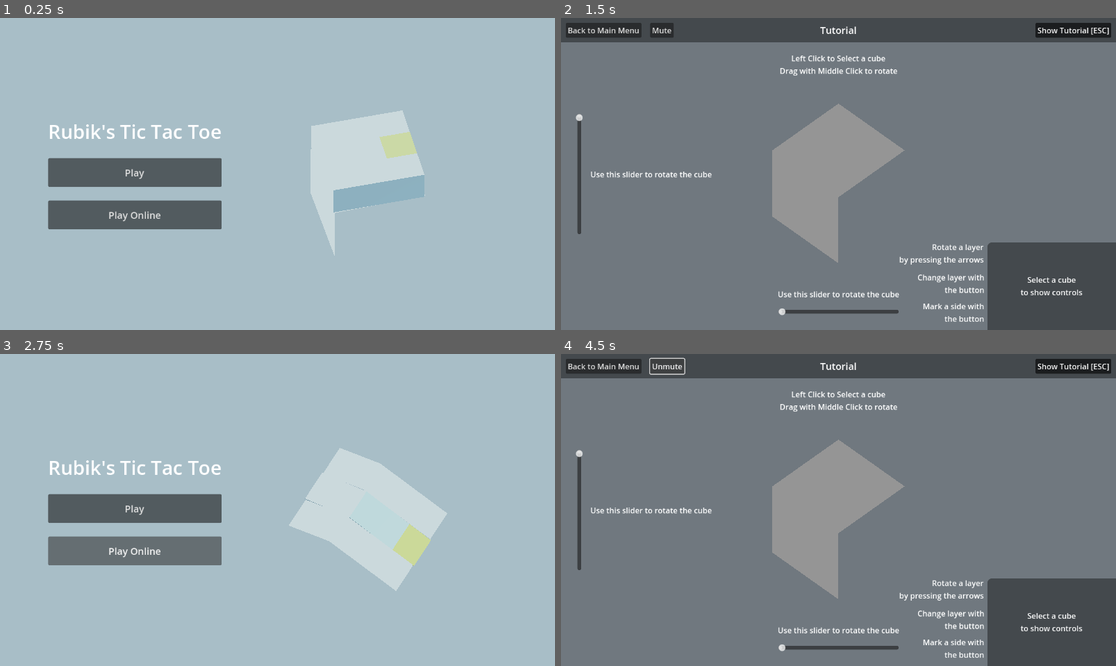
Above: before the commit, frames 1-4 (two rows, left to right).
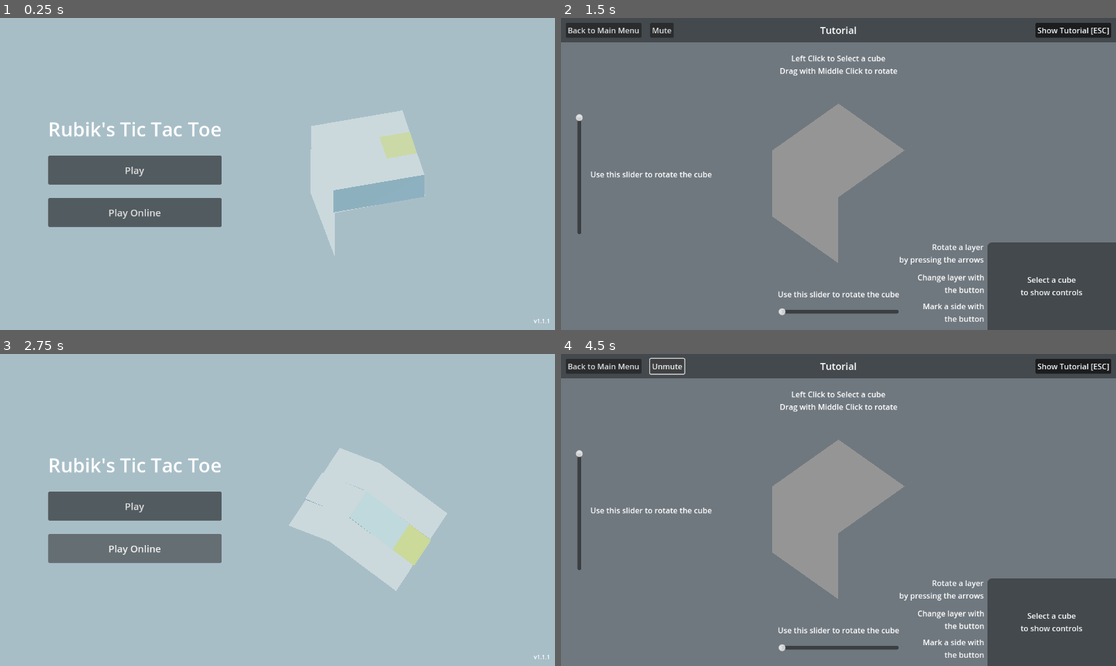
Above: after the commit, the same moments.

Repository: Vincentvibe3/Rubik-Tic-Tac-Toe
Game: Godot game, scene res://scenes/MainMenu.tscn
Two runs of this game, one before a commit and one after it. Both use one fixed random seed, a clock stepped at 60 frames per second and the inputs below.
Inputs (mouse positions are in pixels of both pictures, inside the frame that each line leads up to):
- Up to frame 1 (0.25 s): no input
- Up to frame 2 (1.5 s): click "Play" at 0.5 s; tap Enter at 1.25 s; move the mouse to (960, 158) at 1.27 s; click (960, 158) at 1.42 s
- Up to frame 3 (2.75 s): click "Back to Main Menu" at 2 s
- Up to frame 4 (4.5 s): click "Play" at 2.75 s; tap Enter at 3.5 s; drag from (727, 525) to (810, 572) at 3.52 s; click "Mute" at 4.25 s

The runs differ from the first frame. In frame 1, 1.7% of the frame differs, in the area x 8-99%, y 33-98%; in frame 2, nothing differs; in frame 3, 1.7%; in frame 4, nothing differs.

Commit message:
Embed version number

Diff:
--- a/project.godot
+++ b/project.godot
@@ -11,6 +11,7 @@
 [application]
 
 config/name="Rubik's Tic Tac Toe"
+config/version="v1.1.1"
 run/main_scene="res://scenes/MainMenu.tscn"
 config/features=PackedStringArray("4.3", "Forward Plus")
 boot_splash/bg_color=Color(0, 0, 0, 1)
--- a/scenes/MainMenu.tscn
+++ b/scenes/MainMenu.tscn
@@ -1,10 +1,11 @@
-[gd_scene load_steps=9 format=3 uid="uid://c1d5aige5qg4r"]
+[gd_scene load_steps=10 format=3 uid="uid://c1d5aige5qg4r"]
 
 [ext_resource type="Script" path="res://scripts/AutoCubeController.gd" id="1_mbcvk"]
 [ext_resource type="Script" path="res://scripts/StartGame.gd" id="3_lsqnr"]
 [ext_resource type="PackedScene" uid="uid://dx6v4jca81sv3" path="res://scenes/Game.tscn" id="4_jfioo"]
 [ext_resource type="PackedScene" uid="uid://bhr3e46va61fu" path="res://scenes/RoomBrowser.tscn" id="5_v6hhr"]
 [ext_resource type="Script" path="res://scripts/RegisterWinScreen.gd" id="6_ie0ia"]
+[ext_resource type="Script" path="res://scripts/GetVersion.gd" id="6_m2h5o"]
 
 [sub_resource type="StyleBoxFlat" id="StyleBoxFlat_sdpub"]
 bg_color = Color(0.568627, 0.682353, 0.709804, 0.47451)
@@ -44,6 +45,8 @@
 [node name="MarginContainer" type="MarginContainer" parent="Control/TitleScreen"]
 layout_mode = 2
 theme_override_constants/margin_left = 100
+theme_override_constants/margin_right = 10
+theme_override_constants/margin_bottom = 10
 
 [node name="VBoxContainer" type="VBoxContainer" parent="Control/TitleScreen/MarginContainer"]
 layout_mode = 2
@@ -86,6 +89,13 @@
 script = ExtResource("3_lsqnr")
 scene = ExtResource("5_v6hhr")
 
+[node name="Label" type="Label" parent="Control/TitleScreen/MarginContainer"]
+layout_mode = 2
+size_flags_vertical = 8
+theme_override_font_sizes/font_size = 12
+horizontal_alignment = 2
+script = ExtResource("6_m2h5o")
+
 [node name="DirectionalLight3D" type="DirectionalLight3D" parent="."]
 transform = Transform3D(-0.866023, -0.433016, 0.250001, 0, 0.499998, 0.866027, -0.500003, 0.749999, -0.43301, 0, 20, 0)
 light_energy = 0.5
--- /dev/null
+++ b/scripts/GetVersion.gd
@@ -0,0 +1,6 @@
+extends Label
+
+
+# Called when the node enters the scene tree for the first time.
+func _ready() -> void:
+	text = ProjectSettings.get_setting_with_override("application/config/version")
